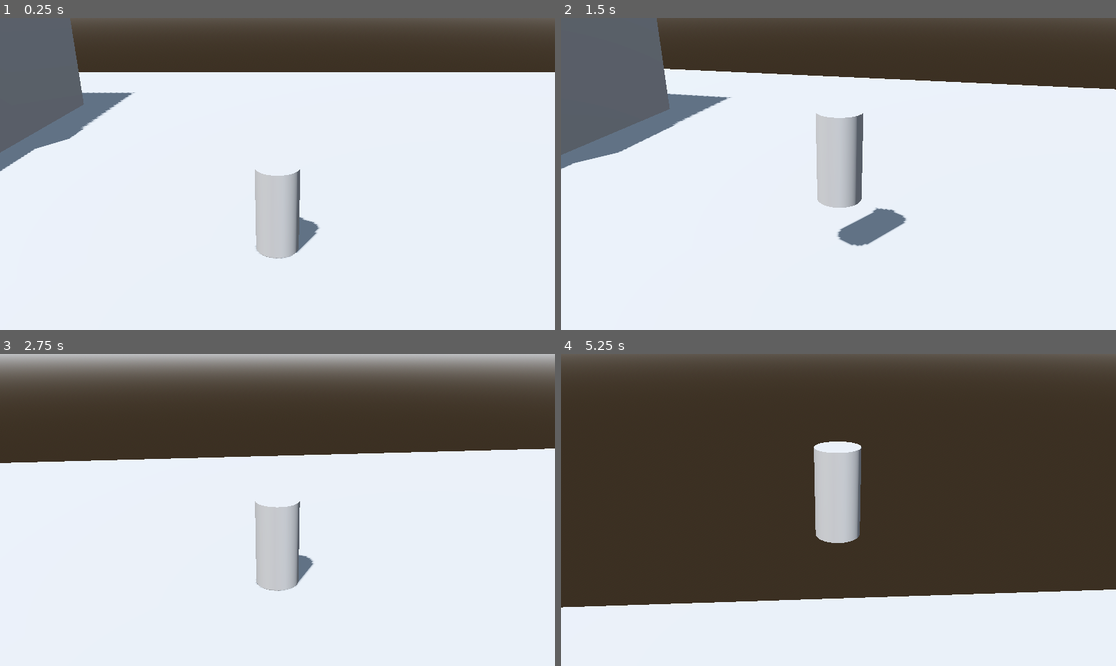
Above: before the commit, frames 1-4 (two rows, left to right).
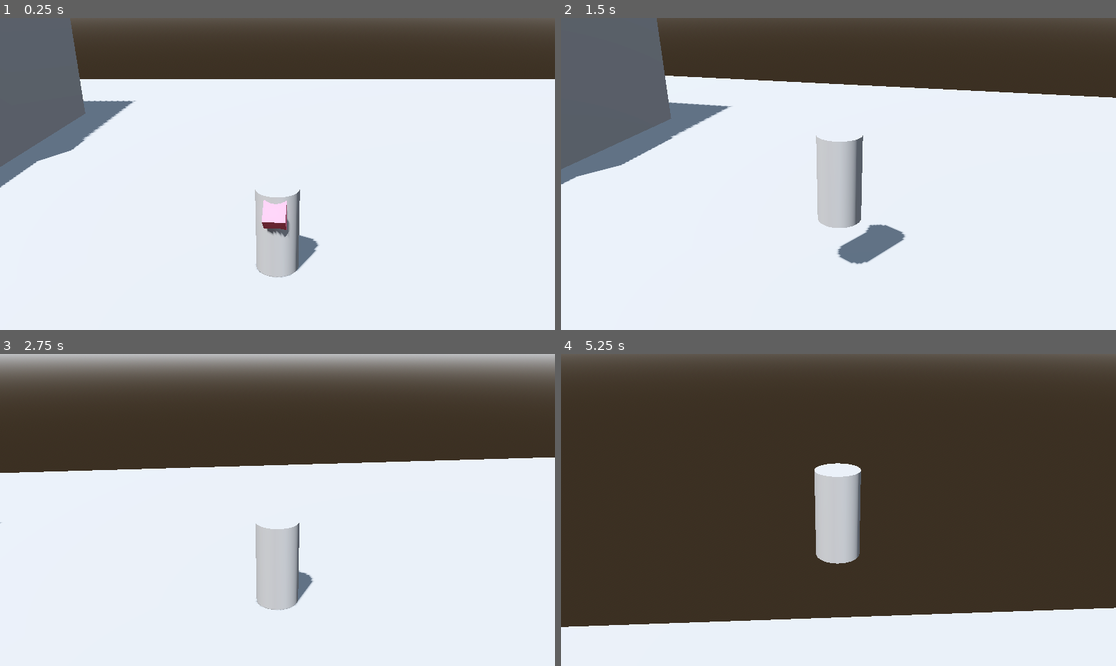
Above: after the commit, the same moments.

Repository: gdquest-demos/godot-4-3d-third-person-controller
Game: Godot game, scene res://Playground.tscn
The game is run twice, just before and just after one commit, with the same random seed, the same clock (stepped at 60 frames per second) and the same inputs.
Inputs (mouse positions are in pixels of both pictures, inside the frame that each line leads up to):
- Up to frame 1 (0.25 s): no input
- Up to frame 2 (1.5 s): move the mouse to (866, 174) at 0.52 s; hold W (move_up) from 0.53 s (still down); tap Space (action_jump) at 0.77 s; move the mouse to (810, 174) at 1.27 s
- Up to frame 3 (2.75 s): keep holding W (move_up); tap Space (action_jump) at 1.52 s; move the mouse to (288, 503) at 2.02 s
- Up to frame 4 (5.25 s): keep holding W (move_up); move the mouse to (832, 516) at 2.77 s; tap Space (action_jump) at 3.02, 3.77, 4.52 s; move the mouse to (877, 513) at 3.52 s; move the mouse to (794, 506) at 4.27 s; move the mouse to (844, 510) at 5.02 s

The runs differ from the first frame. In frame 1, 5.6% of the frame differs, in the area x 0-100%, y 17-84%; in frame 2, 6.6%; in frame 3, 4.3%; in frame 4, 7.5%, in the area x 0-100%, y 28-88%.

Commit message:
Prototyping camera height

Diff:
--- a/CameraController.gd
+++ b/CameraController.gd
@@ -37,7 +37,7 @@
 
 	# Set camera controller to current ground level for the character
 	var target_position = _anchor.global_position + _offset
-	target_position.y = 0
+	target_position.y = _anchor._ground_height
 	global_position = target_position
 
 	# Rotates camera using euler rotation
--- a/Player.gd
+++ b/Player.gd
@@ -1,3 +1,4 @@
+class_name Player
 extends CharacterBody3D
 
 @export var move_speed := 6.0
@@ -13,8 +14,10 @@
 var _last_strong_direction := Vector3.FORWARD
 var _snap := Vector3.DOWN * snap_length
 var _gravity: float = -30.0
+var _ground_height: float = 0.0
 
 #@onready var _model: AstronautSkin = $AstronautSkin
+@onready var _model: Node3D = $MeshInstance3d
 @onready var _start_position := global_transform.origin
 @onready var _camera_controller: Node3D = $CameraController
 #@onready var _animation_player: AnimationPlayer = $AnimationPlayer
@@ -38,6 +41,10 @@
 
 
 func _physics_process(delta: float) -> void:
+	var floor = $RayCast3d.get_collider()
+	if floor != null:
+		_ground_height = $RayCast3d.get_collision_point().y
+
 	_move_direction = _get_camera_oriented_input()
 
 	# To not orient quickly to the last input, we save a last strong direction,
@@ -100,26 +107,24 @@
 
 
 func _orient_character_to_direction(direction: Vector3, delta: float) -> void:
-	pass
-#	var left_axis := Vector3.UP.cross(direction)
-#	var rotation_basis := Basis(left_axis, Vector3.UP, direction).get_rotation_quat()
-#	var model_scale := _model.transform.basis.get_scale()
-#	_model.transform.basis = Basis(_model.transform.basis.get_rotation_quat().slerp(rotation_basis, delta * rotation_speed)).scaled(
-#		model_scale
-#	)
+	var left_axis := Vector3.UP.cross(direction)
+	var rotation_basis := Basis(left_axis, Vector3.UP, direction).get_rotation_quaternion()
+	var model_scale := _model.transform.basis.get_scale()
+	_model.transform.basis = Basis(_model.transform.basis.get_rotation_quaternion().slerp(rotation_basis, delta * rotation_speed)).scaled(
+		model_scale
+	)
 
 
 func take_damage() -> void:
 	start_blink(false)
 
-# ANCHOR: attack
+
 func attack() -> void:
 	pass
 #	_model.attack()
 #	_hit_box_collision.set_deferred("disabled", false)
 #	yield(_model.anim_player, "animation_finished")
 #	_hit_box_collision.set_deferred("disabled", true)
-# END: attack
 
 
 func is_jumping() -> bool:
--- a/Player.tscn
+++ b/Player.tscn
@@ -55,3 +55,7 @@
 transform = Transform3D(-1, -3.71248e-14, -8.74228e-08, -3.23484e-08, 0.929023, 0.370022, 8.12178e-08, 0.370022, -0.929023, -8.74228e-07, 6.04006, -9.29023)
 attributes = SubResource("CameraAttributesPractical_3ix22")
 fov = 37.8493
+
+[node name="RayCast3d" type="RayCast3D" parent="."]
+transform = Transform3D(1, 0, 0, 0, 1, 0, 0, 0, 1, 0, 0.151585, 0)
+debug_shape_thickness = 5
--- a/project.godot
+++ b/project.godot
@@ -13,9 +13,15 @@
 "class": &"CameraController",
 "language": &"GDScript",
 "path": "res://CameraController.gd"
+}, {
+"base": "CharacterBody3D",
+"class": &"Player",
+"language": &"GDScript",
+"path": "res://Player.gd"
 }]
 _global_script_class_icons={
-"CameraController": ""
+"CameraController": "",
+"Player": ""
 }
 
 [application]
